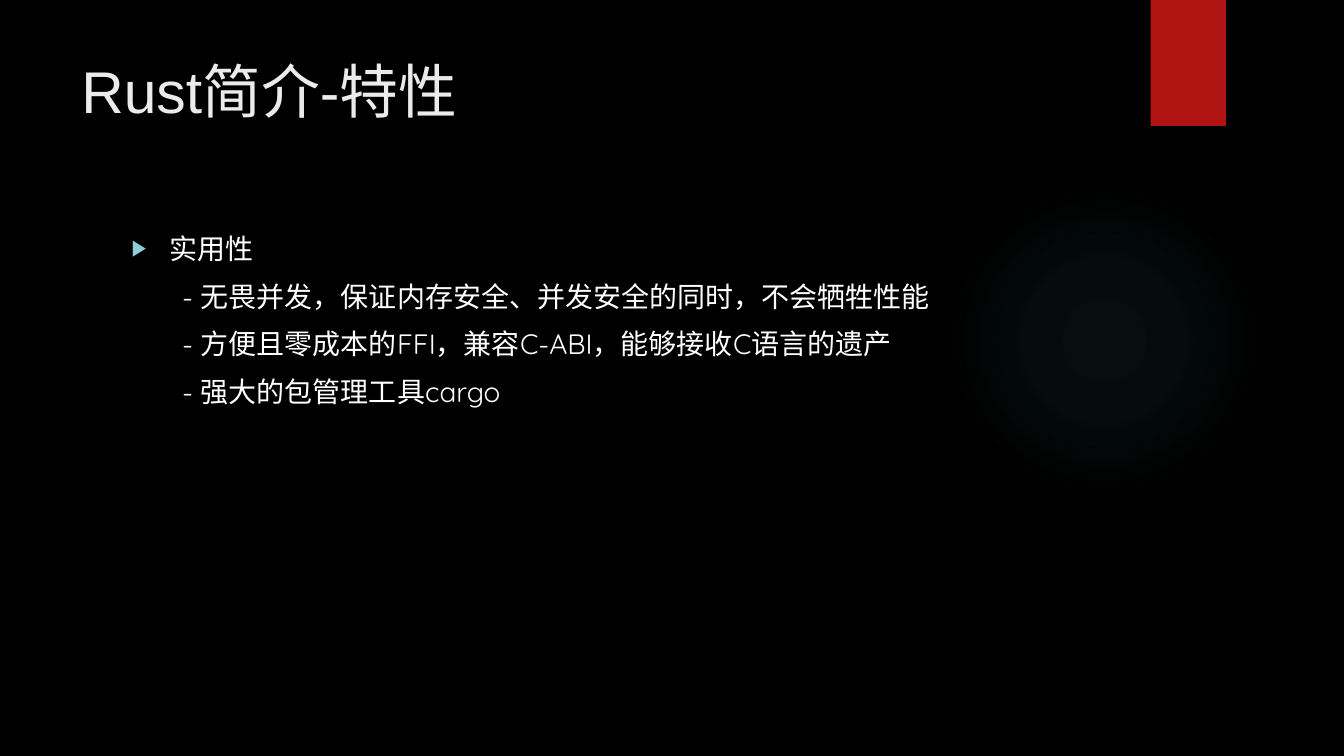
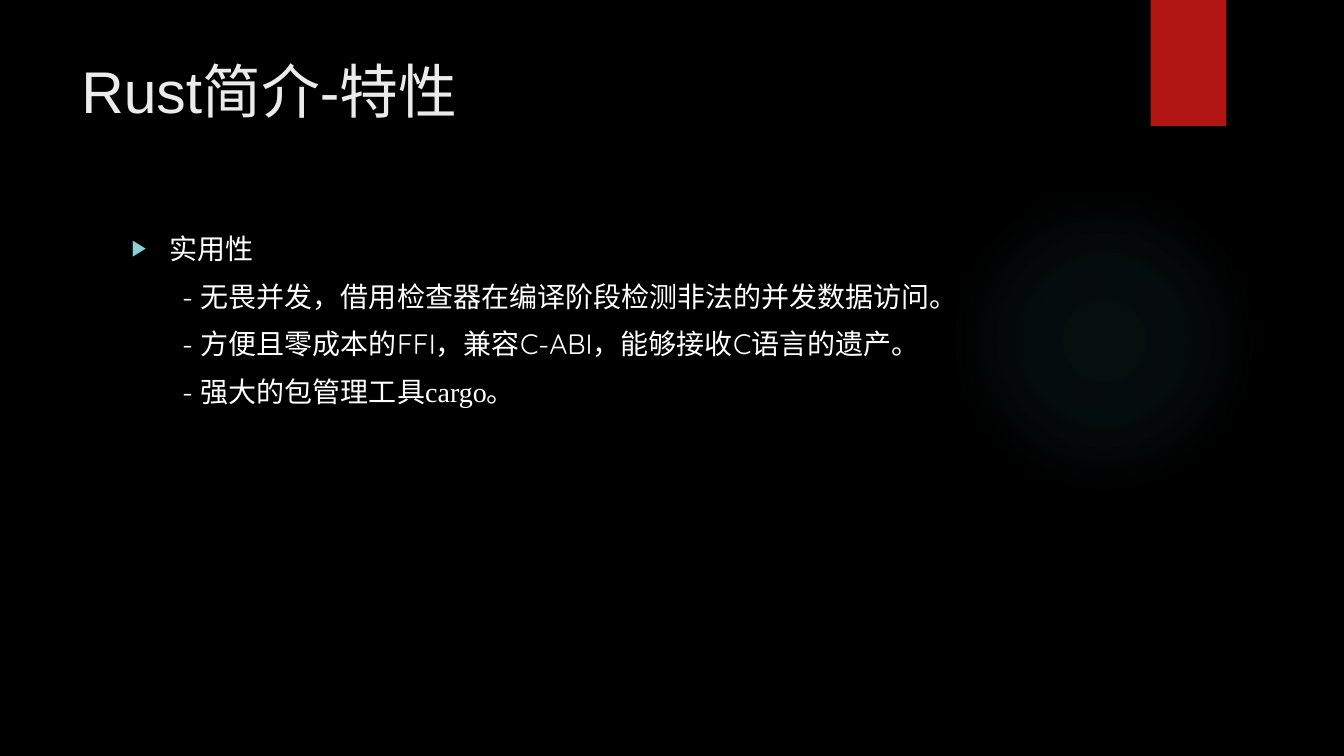
Before and after one commit to hengli-coder/rust_learning, a slide deck: slide 19 of Rust调研.pptx (slide 20 before the commit). Drawn at 1344x756 pixels with LibreOffice and Linux fonts; fonts in the diff are those of the drawing; background and template pictures are left out. Boxes give left, top, right and bottom in pixels: in the first picture for what was removed or moved away, otherwise in the second. Text is boxed around its words. In the diff, an @@ line names an element or a change of style, - is before the commit and + after.

Commit message:
commit ppt

```diff
--- a/Rust调研.pptx
+++ b/Rust调研.pptx
@@ text at (201,283,958,408): text changed @@
-- 无畏并发，保证内存安全、并发安全的同时，不会牺牲性能
-- 方便且零成本的FFI，兼容C-ABI，能够接收C语言的遗产
-- 强大的包管理工具cargo
+- 无畏并发，借用检查器在编译阶段检测非法的并发数据访问。
+- 方便且零成本的FFI，兼容C-ABI，能够接收C语言的遗产。
+- 强大的包管理工具cargo。
```
Also in this commit, not shown: 3 slides added, 2 slides removed, 1 other file.
